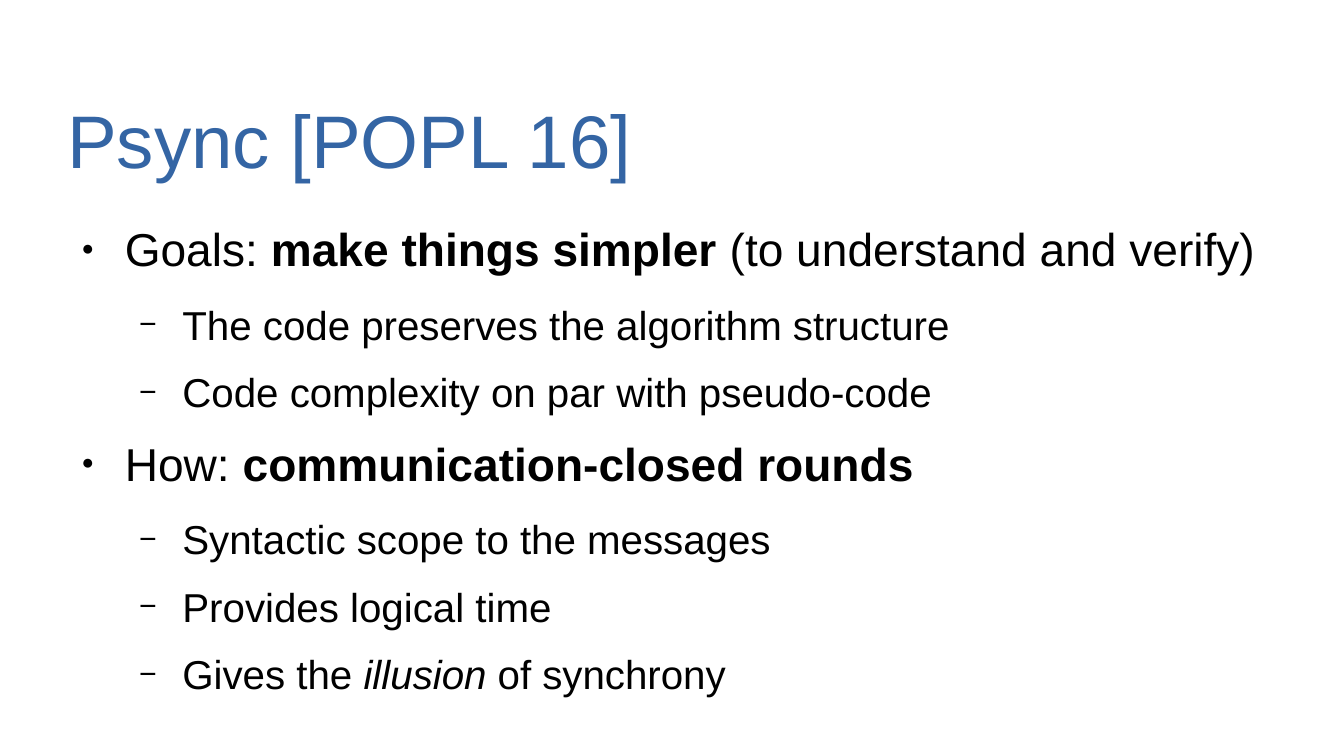
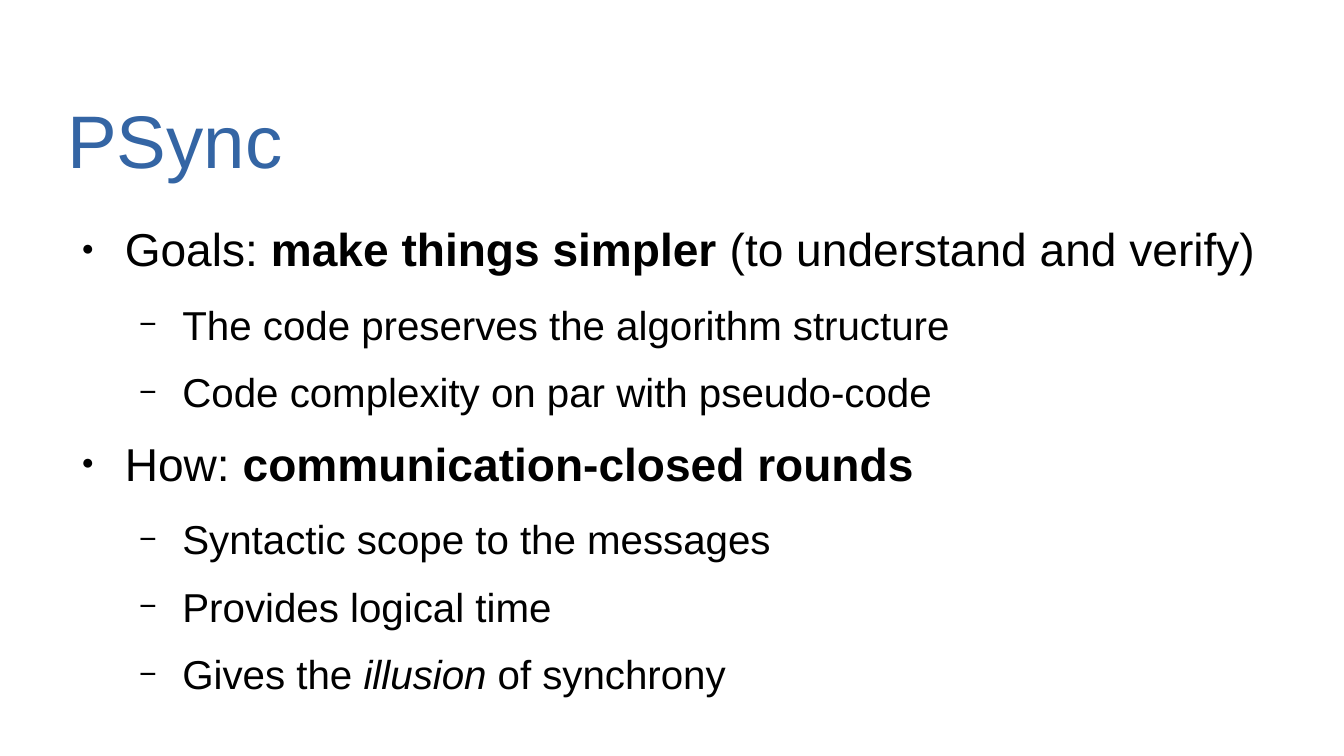
Before and after one commit to dzufferey/presentations, a slide deck: slide 13 of 2019_06_21_VDS/On_Structuring_Communication_and_Verification.odp (slide 14 before the commit). Drawn at 1344x756 pixels with LibreOffice and Linux fonts; fonts in the diff are those of the drawing; background and template pictures are left out. Boxes give left, top, right and bottom in pixels: in the first picture for what was removed or moved away, otherwise in the second. Text is boxed around its words. In the diff, an @@ line names an element or a change of style, - is before the commit and + after.

```diff
--- a/2019_06_21_VDS/On_Structuring_Communication_and_Verification.odp
+++ b/2019_06_21_VDS/On_Structuring_Communication_and_Verification.odp
@@ title at [67,116,282,182]: text changed @@
-Psync [POPL 16]
+PSync
```
Also in this commit, not shown: 9 other slides changed, 1 slide added, 2 slides removed.
